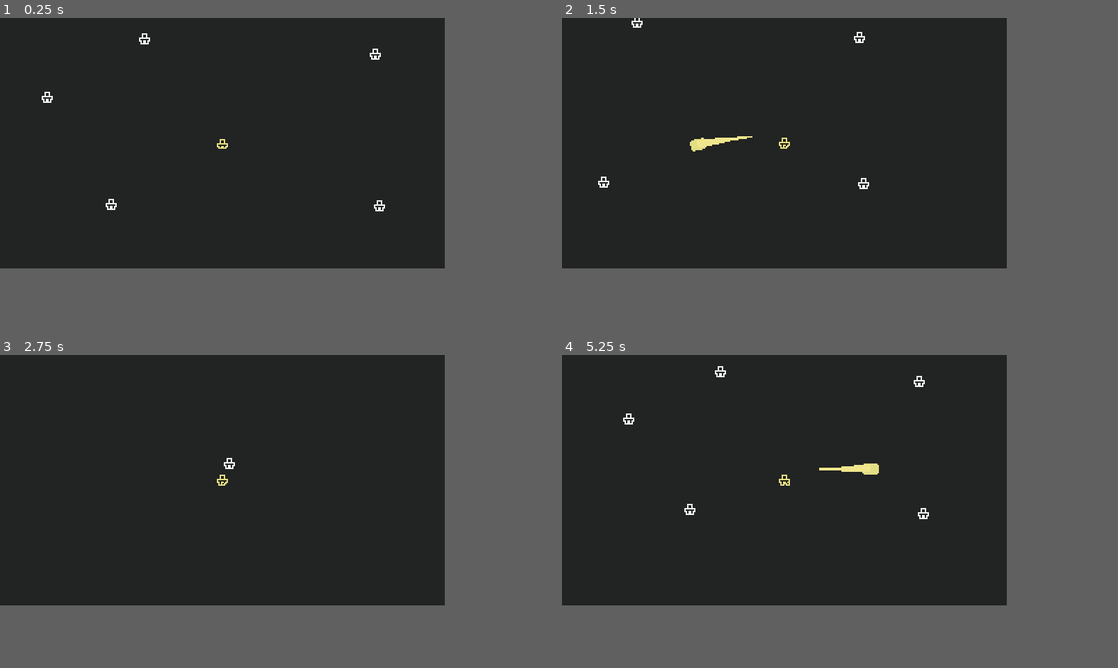
Above: before the commit, frames 1-4 (two rows, left to right).
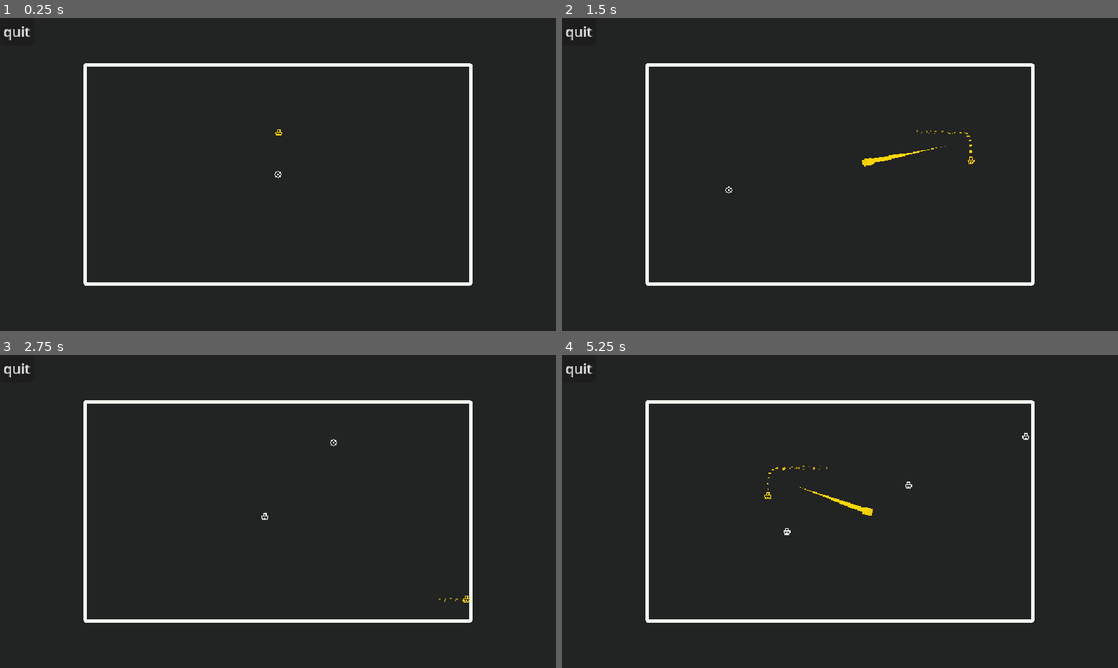
Above: after the commit, the same moments.

Repository: mrbartchak/golden-bullet-game
Game: Godot game, scene res://core/main.tscn
The game is run twice, just before and just after one commit, with the same random seed, the same clock (stepped at 60 frames per second) and the same inputs.
Inputs (mouse positions are in pixels of both pictures, inside the frame that each line leads up to):
- Up to frame 1 (0.25 s): no input
- Up to frame 2 (1.5 s): move the mouse to (884, 130) at 0.52 s; hold D (move_right) 0.53-1.28 s; click (884, 130) at 0.6 s; move the mouse to (695, 155) at 1.27 s; hold S (move_down) from 1.28 s (still down); click (695, 155) at 1.35 s
- Up to frame 3 (2.75 s): move the mouse to (266, 423) at 2.02 s; release S (move_down) at 2.03 s; hold D (move_right) from 2.03 s (still down); click (266, 423) at 2.1 s
- Up to frame 4 (5.25 s): move the mouse to (762, 530) at 2.77 s; release D (move_right) at 2.78 s; hold W (move_up) 2.78-3.53 s; click (762, 530) at 2.85 s; move the mouse to (917, 517) at 3.52 s; hold A (move_left) 3.53-5.03 s; click (917, 517) at 3.6 s; move the mouse to (650, 442) at 4.27 s; click (650, 442) at 4.35 s; move the mouse to (806, 480) at 5.02 s; hold S (move_down) from 5.03 s (still down); click (806, 480) at 5.1 s
In our replay, the window is 640x360 before the commit and 800x450 after it. These sizes can differ from the game's own. Grey fills any space a smaller window leaves; there, only what the larger window draws over its background counts as a difference.

The runs differ from the first frame. In frame 1, 2.7% of the frame differs, in the area x 0-85%, y 2-86%; in frame 2, 3.1%; in frame 3, 2.6%; in frame 4, 3.2%.

Commit message:
some movement, some cursor, some arena, spawner stuff, it’s coming along folks

Diff:
--- /dev/null
+++ b/arena/arena.tscn
@@ -0,0 +1,37 @@
+[gd_scene load_steps=5 format=3 uid="uid://bvd0ghdsnnux1"]
+
+[ext_resource type="Texture2D" uid="uid://cluthpfogq6f4" path="res://core/arena.png" id="1_dkqtx"]
+
+[sub_resource type="RectangleShape2D" id="RectangleShape2D_dkqtx"]
+size = Vector2(448, 4)
+
+[sub_resource type="RectangleShape2D" id="RectangleShape2D_u13ga"]
+size = Vector2(448, 4)
+
+[sub_resource type="RectangleShape2D" id="RectangleShape2D_dotur"]
+size = Vector2(4, 256)
+
+[node name="Arena" type="Node2D"]
+
+[node name="Sprite" type="Sprite2D" parent="."]
+texture = ExtResource("1_dkqtx")
+
+[node name="Walls" type="StaticBody2D" parent="." groups=["walls"]]
+collision_layer = 8
+collision_mask = 0
+
+[node name="TopWall" type="CollisionShape2D" parent="Walls"]
+position = Vector2(0, -126)
+shape = SubResource("RectangleShape2D_dkqtx")
+
+[node name="BottomWall" type="CollisionShape2D" parent="Walls"]
+position = Vector2(0, 126)
+shape = SubResource("RectangleShape2D_u13ga")
+
+[node name="RightWall" type="CollisionShape2D" parent="Walls"]
+position = Vector2(222, 0)
+shape = SubResource("RectangleShape2D_dotur")
+
+[node name="LeftWall" type="CollisionShape2D" parent="Walls"]
+position = Vector2(-222, 0)
+shape = SubResource("RectangleShape2D_dotur")
--- a/bullets/bullet.gd
+++ b/bullets/bullet.gd
@@ -9,8 +9,8 @@
 var alive: bool = true
 
 func _ready() -> void:
-	$Sprite.modulate = Color.KHAKI
-	$Sprite/Trail.modulate = Color.KHAKI
+	$Sprite.modulate = Color.GOLD
+	$Sprite/Trail.modulate = Color.GOLD
 	monitoring = true
 
 	if velocity != Vector2.ZERO:
@@ -26,13 +26,21 @@
 func _on_body_entered(body: Node2D) -> void:
 	if not alive:
 		return
-	if not body.is_in_group("enemies"):
-		return
 
 	alive = false
 	set_deferred("monitoring", false)
 
-	if body.has_method("take_damage"):
-		body.take_damage(damage)
+	if body.is_in_group("enemies"):
+		_hit_enemy(body)
+	elif body.is_in_group("walls"):
+		_hit_wall(body)
 
+func _hit_enemy(body: Node2D) -> void:
+	var enemy: Enemy = body as Enemy
+	if enemy.has_method("take_damage"):
+		enemy.take_damage(damage)
 	queue_free()
+
+func _hit_wall(_body: Node2D) -> void:
+	print("tesrt")
+	queue_free()
--- a/bullets/bullet.tscn
+++ b/bullets/bullet.tscn
@@ -14,10 +14,9 @@
 
 [node name="Bullet" type="Area2D"]
 collision_layer = 4
-collision_mask = 2
-monitorable = false
+collision_mask = 10
 script = ExtResource("1_tnxwn")
-speed = 500.0
+speed = 1000.0
 
 [node name="Sprite" type="Sprite2D" parent="."]
 rotation = 1.5707964
--- /dev/null
+++ b/core/cursor/cursor.gd
@@ -0,0 +1,7 @@
+extends Sprite2D
+
+func _ready() -> void:
+	Input.mouse_mode = Input.MOUSE_MODE_HIDDEN
+
+func _process(_delta: float) -> void:
+	global_position = get_global_mouse_position()
--- /dev/null
+++ b/core/cursor/cursor.tscn
@@ -0,0 +1,8 @@
+[gd_scene load_steps=3 format=3 uid="uid://dsvo5atiftsiv"]
+
+[ext_resource type="Texture2D" uid="uid://buvc18led0rsr" path="res://core/cursor_01.png" id="1_nd54x"]
+[ext_resource type="Script" uid="uid://cwp54ilsdxiqv" path="res://core/cursor/cursor.gd" id="2_6pjdn"]
+
+[node name="Cursor" type="Sprite2D"]
+texture = ExtResource("1_nd54x")
+script = ExtResource("2_6pjdn")
--- a/core/main.tscn
+++ b/core/main.tscn
@@ -1,31 +1,41 @@
-[gd_scene load_steps=4 format=3 uid="uid://ceaauc0vs2nof"]
+[gd_scene load_steps=7 format=3 uid="uid://ceaauc0vs2nof"]
 
 [ext_resource type="PackedScene" uid="uid://daeaonaxmtwe1" path="res://player/player.tscn" id="1_xiose"]
-[ext_resource type="PackedScene" uid="uid://c3wo1giyqrnqp" path="res://core/camera.tscn" id="2_3gdo0"]
 [ext_resource type="PackedScene" uid="uid://ps7c40br6gw" path="res://enemies/enemy.tscn" id="2_r77kf"]
+[ext_resource type="PackedScene" uid="uid://b2u3nju462sal" path="res://systems/spawners/enemy_spawner.tscn" id="3_3gdo0"]
+[ext_resource type="PackedScene" uid="uid://bvd0ghdsnnux1" path="res://arena/arena.tscn" id="4_csopv"]
+[ext_resource type="Script" uid="uid://48tmkotoibbd" path="res://core/ui_manager.gd" id="5_xa854"]
+[ext_resource type="PackedScene" uid="uid://dsvo5atiftsiv" path="res://core/cursor/cursor.tscn" id="6_kagtj"]
 
 [node name="Main" type="Node"]
 
 [node name="World2D" type="Node2D" parent="."]
 
+[node name="Arena" parent="World2D" instance=ExtResource("4_csopv")]
+position = Vector2(320, 180)
+
 [node name="Player" parent="World2D" instance=ExtResource("1_xiose")]
-position = Vector2(159, 99)
+position = Vector2(321, 131)
+movement_speed = 200.0
 
-[node name="Camera" parent="World2D/Player" instance=ExtResource("2_3gdo0")]
+[node name="EnemySpawner" parent="World2D" instance=ExtResource("3_3gdo0")]
+position = Vector2(190, 229)
+enemy_scene = ExtResource("2_r77kf")
+spawn_radius = 1.0
 
-[node name="EnemyContainer" type="Node2D" parent="World2D"]
+[node name="UI" type="Control" parent="."]
+layout_mode = 3
+anchors_preset = 0
+offset_right = 40.0
+offset_bottom = 40.0
+script = ExtResource("5_xa854")
 
-[node name="Enemy" parent="World2D/EnemyContainer" instance=ExtResource("2_r77kf")]
-position = Vector2(32, 66)
+[node name="Quit Button" type="Button" parent="UI"]
+layout_mode = 0
+offset_right = 8.0
+offset_bottom = 8.0
+text = "quit"
 
-[node name="Enemy2" parent="World2D/EnemyContainer" instance=ExtResource("2_r77kf")]
-position = Vector2(103, 23)
+[node name="Cursor" parent="." instance=ExtResource("6_kagtj")]
 
-[node name="Enemy3" parent="World2D/EnemyContainer" instance=ExtResource("2_r77kf")]
-position = Vector2(270, 35)
-
-[node name="Enemy4" parent="World2D/EnemyContainer" instance=ExtResource("2_r77kf")]
-position = Vector2(273, 144)
-
-[node name="Enemy5" parent="World2D/EnemyContainer" instance=ExtResource("2_r77kf")]
-position = Vector2(78, 143)
+[connection signal="pressed" from="UI/Quit Button" to="UI" method="_on_quit_button_pressed"]
--- /dev/null
+++ b/core/ui_manager.gd
@@ -0,0 +1,6 @@
+extends Control
+
+
+
+func _on_quit_button_pressed() -> void:
+	get_tree().quit()
--- a/enemies/enemy.gd
+++ b/enemies/enemy.gd
@@ -15,8 +15,10 @@
 	movement_direction = (screen_center - global_position).normalized()
 	$HitFlashTimer.timeout.connect(_on_hit_flash_timeout)
 
-func _physics_process(delta: float) -> void:
-	global_position += movement_direction * movement_speed * delta
+func _physics_process(_delta: float) -> void:
+	#global_position += movement_direction * movement_speed * delta
+	velocity = movement_direction * movement_speed
+	move_and_slide()
 
 
 #=== Public Functions ===
@@ -48,7 +50,7 @@
 	$DeathAudio.play()
 
 func _play_death_particles() -> void:
-	$DeathParticles.modulate = Color.KHAKI
+	$DeathParticles.modulate = Color.GOLD
 	$DeathParticles.emitting = true
 
 func _on_hit_flash_timeout() -> void:
--- a/enemies/enemy.tscn
+++ b/enemies/enemy.tscn
@@ -23,10 +23,11 @@
 
 [node name="Enemy" type="CharacterBody2D" groups=["enemies"]]
 collision_layer = 2
-collision_mask = 0
+collision_mask = 8
 motion_mode = 1
 script = ExtResource("1_fw1ev")
 max_health = 1
+movement_speed = 100.0
 
 [node name="Sprite" type="Sprite2D" parent="."]
 texture = ExtResource("2_7frlh")
--- a/player/player.gd
+++ b/player/player.gd
@@ -5,13 +5,16 @@
 @export var movement_speed: float = 70.0
 @export var bullet_scene: PackedScene
 
+var acceleration: int = 6
+var friction: int = 20
+
 var facing: Facing = Facing.RIGHT
 var muzzle_offset: int = 4
 
 #===Process Callbacks
 func _ready() -> void:
 	$Sprite.play("idle")
-	self.modulate = Color.KHAKI
+	self.modulate = Color.GOLD
 
 func _process(_delta: float) -> void:
 	_update_animation()
@@ -19,8 +22,8 @@
 	if Input.is_action_just_pressed("fire"):
 		fire()
 
-func _physics_process(_delta: float) -> void:
-	_handle_movement()
+func _physics_process(delta: float) -> void:
+	_handle_movement(delta)
 
 
 #===Public Functions
@@ -32,7 +35,7 @@
 
 
 #===Private Functions
-func _handle_movement() -> void:
+func _handle_movement(delta: float) -> void:
 	var input_dir: Vector2 = Input.get_vector(
 		"move_left",
 		"move_right",
@@ -45,7 +48,8 @@
 	elif input_dir.x < 0:
 		facing = Facing.LEFT
 
-	velocity = input_dir * movement_speed
+	var lerp_weight: float = delta * (acceleration if input_dir == Vector2.ZERO else friction)
+	velocity = lerp(velocity, input_dir * movement_speed, lerp_weight) #input_dir * movement_speed
 	move_and_slide()
 
 func _update_animation() -> void:
--- a/player/player.tscn
+++ b/player/player.tscn
@@ -1,10 +1,35 @@
-[gd_scene load_steps=14 format=3 uid="uid://daeaonaxmtwe1"]
+[gd_scene load_steps=19 format=3 uid="uid://daeaonaxmtwe1"]
 
 [ext_resource type="Texture2D" uid="uid://egf00bo5f2cd" path="res://player/assets/player_sprite.png" id="1_oul6g"]
 [ext_resource type="Script" uid="uid://bgg356rxliqit" path="res://player/player.gd" id="1_rkbax"]
 [ext_resource type="PackedScene" uid="uid://dkbuujpad5k1i" path="res://bullets/bullet.tscn" id="2_g1dw6"]
 [ext_resource type="Texture2D" uid="uid://dgknpr4ighcdp" path="res://player/assets/player_sheet.png" id="3_qjkh3"]
 [ext_resource type="AudioStream" uid="uid://hjbv6d4yv0h1" path="res://player/assets/fire_sound.wav" id="4_yw30f"]
+
+[sub_resource type="Curve" id="Curve_qjkh3"]
+_data = [Vector2(0, 1), 0.0, 0.0, 0, 0, Vector2(1, 0.5032939), 0.0, 0.0, 0, 0]
+point_count = 2
+
+[sub_resource type="CurveTexture" id="CurveTexture_g6k8r"]
+curve = SubResource("Curve_qjkh3")
+
+[sub_resource type="Curve" id="Curve_g6k8r"]
+_data = [Vector2(0, 1), 0.0, 0.0, 0, 0, Vector2(1, 0.6806889), 0.0, 0.0, 0, 0]
+point_count = 2
+
+[sub_resource type="CurveTexture" id="CurveTexture_boad6"]
+curve = SubResource("Curve_g6k8r")
+
+[sub_resource type="ParticleProcessMaterial" id="ParticleProcessMaterial_qjkh3"]
+particle_flag_disable_z = true
+direction = Vector3(0, -1, 0)
+spread = 90.0
+initial_velocity_min = 5.0
+initial_velocity_max = 10.0
+gravity = Vector3(0, 0, 0)
+scale_max = 3.0
+scale_curve = SubResource("CurveTexture_boad6")
+alpha_curve = SubResource("CurveTexture_g6k8r")
 
 [sub_resource type="AtlasTexture" id="AtlasTexture_g6k8r"]
 atlas = ExtResource("3_qjkh3")
@@ -75,15 +100,21 @@
 radius = 3.0
 
 [node name="Player" type="CharacterBody2D"]
+collision_mask = 8
 motion_mode = 1
 script = ExtResource("1_rkbax")
+movement_speed = 100.0
 bullet_scene = ExtResource("2_g1dw6")
+
+[node name="MovementParticles" type="GPUParticles2D" parent="."]
+position = Vector2(0, 3)
+amount = 30
+lifetime = 0.5
+process_material = SubResource("ParticleProcessMaterial_qjkh3")
 
 [node name="Sprite" type="AnimatedSprite2D" parent="."]
 sprite_frames = SubResource("SpriteFrames_rgyib")
 animation = &"idle"
-frame = 1
-frame_progress = 0.9346844
 
 [node name="Sprite2D" type="Sprite2D" parent="."]
 visible = false
--- a/project.godot
+++ b/project.godot
@@ -16,8 +16,8 @@
 
 [display]
 
-window/size/viewport_width=320
-window/size/viewport_height=180
+window/size/viewport_width=640
+window/size/viewport_height=360
 window/size/window_width_override=3840
 window/size/window_height_override=2160
 window/stretch/mode="viewport"
@@ -56,6 +56,7 @@
 2d_physics/layer_1="player"
 2d_physics/layer_2="enemies"
 2d_physics/layer_3="bullets"
+2d_physics/layer_4="walls"
 
 [rendering]
 
--- /dev/null
+++ b/systems/spawners/enemy_spawner.gd
@@ -0,0 +1,31 @@
+class_name EnemySpawner
+extends Node2D
+
+@export var enemy_scene: PackedScene
+@export var spawn_interval: float = 1.5
+@export var max_enemies: int = 10
+@export var spawn_radius: float = 100.0
+
+@onready var enemy_container: Node2D = $EnemyContainer
+@onready var spawn_timer: Timer = $SpawnTimer
+
+
+func _ready() -> void:
+	spawn_timer.wait_time = spawn_interval
+	spawn_timer.timeout.connect(_spawn_enemy)
+	spawn_timer.start()
+
+
+func _spawn_enemy() -> void:
+	if enemy_container.get_child_count() >= max_enemies:
+		return
+
+	var enemy: Enemy = enemy_scene.instantiate()
+	enemy_container.add_child(enemy)
+	enemy.global_position = global_position
+
+
+func _random_spawn_position() -> Vector2:
+	var angle := randf() * TAU
+	var rand_radius := randf() * spawn_radius
+	return global_position + Vector2.from_angle(angle) * rand_radius
--- /dev/null
+++ b/systems/spawners/enemy_spawner.tscn
@@ -0,0 +1,10 @@
+[gd_scene load_steps=2 format=3 uid="uid://b2u3nju462sal"]
+
+[ext_resource type="Script" uid="uid://b46grrhu40os3" path="res://systems/spawners/enemy_spawner.gd" id="1_6tnyv"]
+
+[node name="EnemySpawner" type="Node2D"]
+script = ExtResource("1_6tnyv")
+
+[node name="EnemyContainer" type="Node2D" parent="."]
+
+[node name="SpawnTimer" type="Timer" parent="."]
Binary file added: core/arena.png
Not shown, added: core/arena.png.import
Not shown, added: core/cursor/cursor.gd.uid
Binary file added: core/cursor_01.png
Not shown, added: core/cursor_01.png.import
Not shown, added: core/ui_manager.gd.uid
Not shown, added: systems/spawners/enemy_spawner.gd.uid
